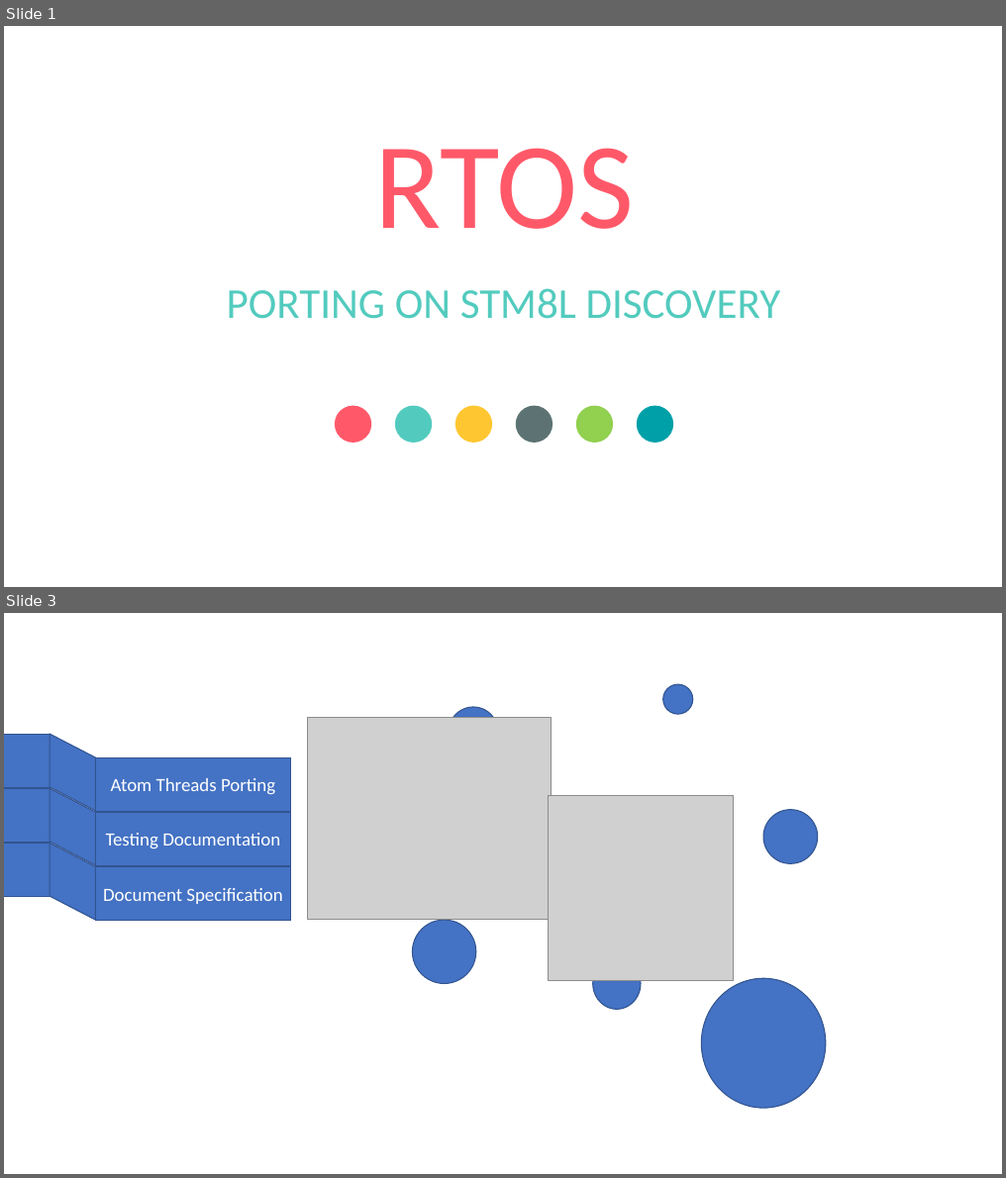
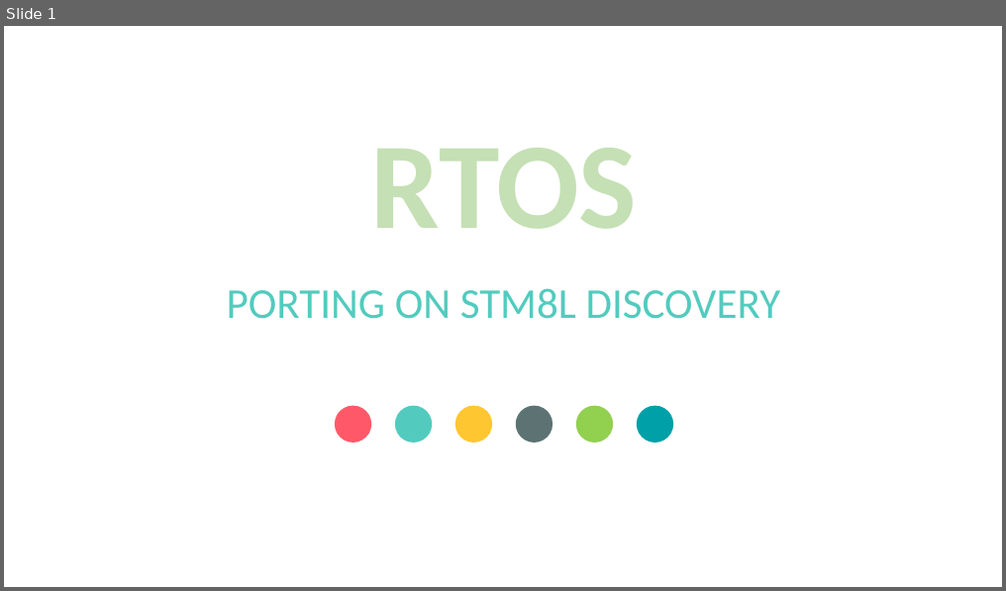
Before and after one commit to wathui99/FPT_Lab, a slide deck: Document/Bản trình bày1.pptx. Shown one above the other, each under a label of ours: slides 1 and 3 before the commit, slide 1 after it; the slides between them are not shown. The pictures are 1006x1178 and 1006x591 pixels, drawn with LibreOffice and Linux fonts; fonts in the diff are those of the drawing; grey boxes stand for pictures. Boxes give left, top, right and bottom in pixels: in the first picture for what was removed or moved away, otherwise in the second. Text is boxed around its words. In the diff, an @@ line names an element or a change of style, - is before the commit and + after.

```diff
--- a/Document/Bản trình bày1.pptx
+++ b/Document/Bản trình bày1.pptx
@@ slide 3 removed at [4,613,1002,1174], background #FFFFFF @@
@@ ellipse removed at [663,684,693,714] @@
@@ picture removed at [307,718,551,920] @@
@@ ellipse removed at [449,707,498,757] @@
@@ rectangle removed at [4,735,50,787] @@
@@ parallelogram removed at [50,734,95,811] @@
@@ rectangle removed at [95,759,291,811] @@
-Atom Threads Porting
@@ rectangle removed at [4,788,50,842] @@
@@ parallelogram removed at [50,788,95,865] @@
@@ rectangle removed at [95,812,291,865] @@
-Testing Documentation
@@ picture removed at [548,796,733,980] @@
@@ ellipse removed at [764,810,818,863] @@
@@ rectangle removed at [4,843,50,896] @@
@@ parallelogram removed at [50,843,95,920] @@
@@ rectangle removed at [95,866,291,920] @@
-Document Specification
@@ ellipse removed at [413,920,476,983] @@
@@ ellipse removed at [593,959,642,1010] @@
@@ ellipse removed at [702,978,826,1108] @@
@@ slide 1 changed as well @@
@@ text "RTOS" at [371,148,638,229]: text colour #FF5969 to #C5E0B4, letter outline none to #4472C4 1 pt, bold on @@
```
Also in this commit, not shown: 15 other slides changed, 4 slides added, 3 other slides removed.
